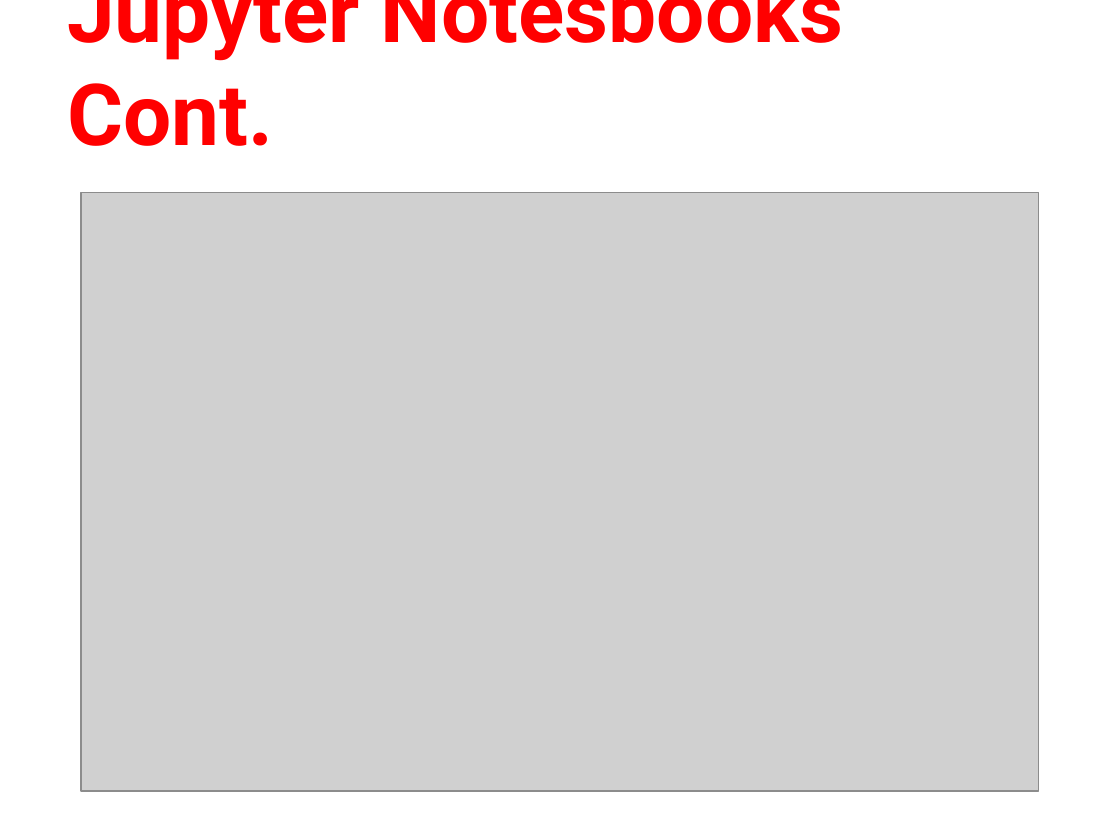
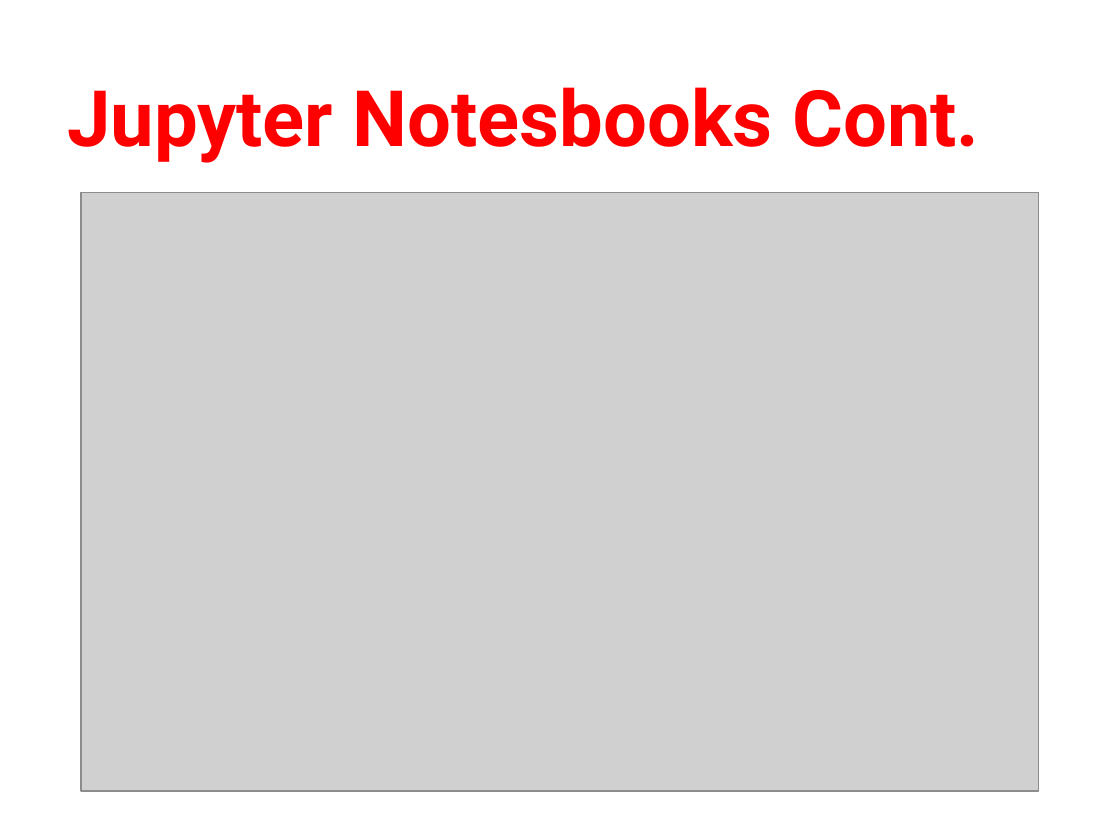
Before and after one commit to humanitiesprogramming/slides, a slide deck: slide 10 of 2019/python/day2-review.pptx. Drawn at 1120x840 pixels with LibreOffice and Linux fonts; fonts in the diff are those of the drawing; grey boxes stand for pictures. Boxes give left, top, right and bottom in pixels: in the first picture for what was removed or moved away, otherwise in the second. Text is boxed around its words. In the diff, an @@ line names an element or a change of style, - is before the commit and + after.

```diff
--- a/2019/python/day2-review.pptx
+++ b/2019/python/day2-review.pptx
@@ title "Jupyter Notesbooks Cont." at (67, 87, 979, 163): size 55 to 50 pt @@
```
Also in this commit, not shown: 1 other slide changed, 9 other files.
